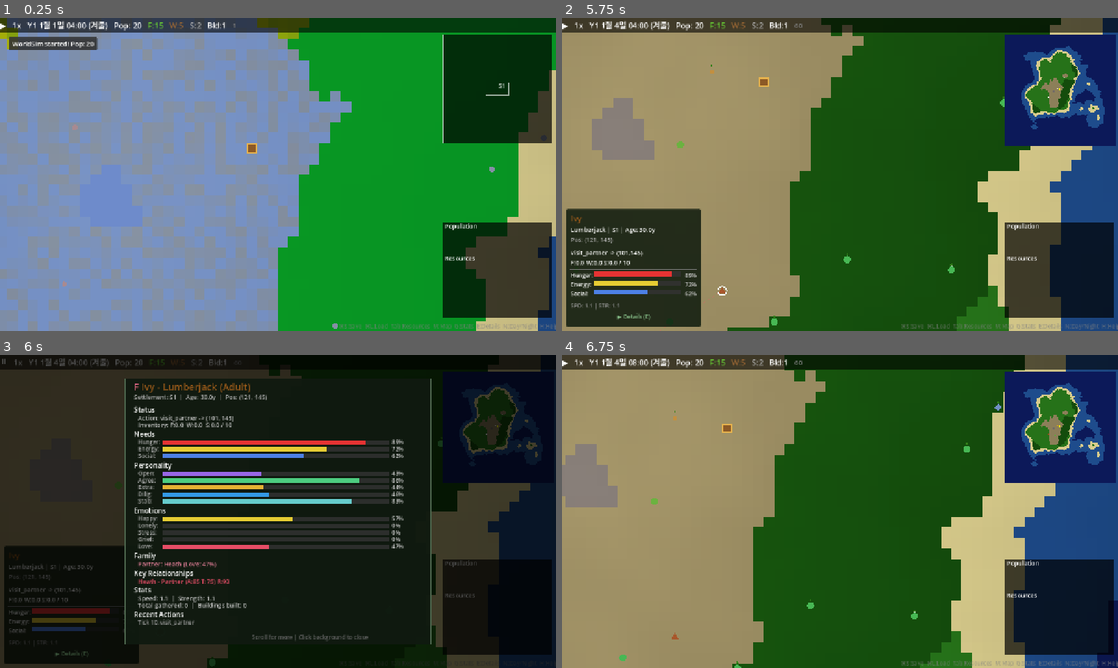
Above: before the commit, frames 1-4 (two rows, left to right).
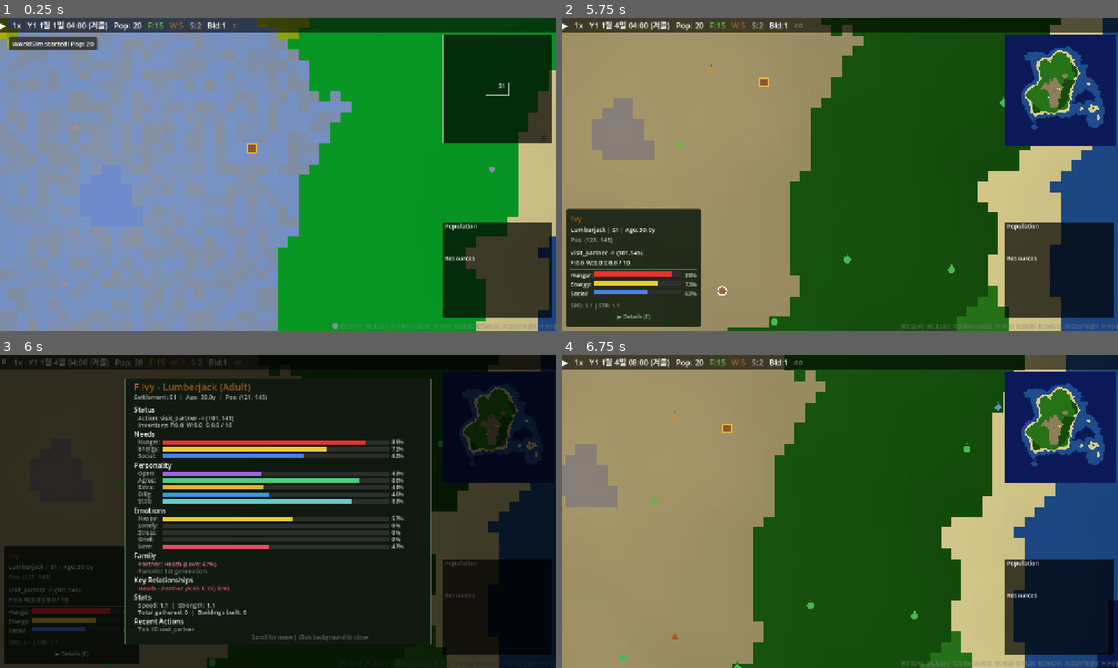
Above: after the commit, the same moments.

Repository: hyunlord/new-world
Game: Godot game, scene res://scenes/main/main.tscn
Two runs of this game, one before a commit and one after it. Both use one fixed random seed, a clock stepped at 60 frames per second and the inputs below.
Inputs (mouse positions are in pixels of both pictures, inside the frame that each line leads up to):
- Up to frame 1 (0.25 s): no input
- Up to frame 2 (5.75 s): tap Enter at 0.5, 3.5 s; drag from (1056, 89) to (895, 105) at 0.52 s; drag from (1056, 271) to (812, 237) at 1.27 s; tap Space at 2, 3.77, 5 s; move the mouse to (840, 174) at 2.02 s; hold A 2.03-2.75 s; tap Tab at 2.1 s; click (840, 174) at 2.17 s; drag from (867, 174) to (673, 127) at 2.77 s; move the mouse to (756, 96) at 3.52 s; hold S 3.53-4.25 s; tap G at 3.6 s; drag from (962, 158) to (756, 96) at 4.27 s; move the mouse to (728, 190) at 5.02 s; hold W from 5.03 s (still down); tap N at 5.1 s; click (728, 190) at 5.17 s
- Up to frame 3 (6 s): release W at 5.75 s; click "▶ Details (E)" at 5.75 s
- Up to frame 4 (6.75 s): tap Enter at 6.5 s; drag from (840, 511) to (728, 527) at 6.52 s

Frames 1-2 are identical in both runs. In frame 3, 1.4% of the frame differs, in the area x 24-45%, y 68-89%; in frame 4, nothing differs.

Commit message:
fix: zoom-out visibility, panel clamping, trackpad scroll, birth rate balance (T-2004)
- LOD 0 now renders entities as 3px dots instead of hiding them
- Popup panels clamped to viewport with resize handling
- PanGesture support for detail/stats panel scrolling on macOS
- Pregnancy conditions relaxed: remove stockpile check, hunger<0.2 only
- Max children 4→6, yearly demography log added
- Birth date display in entity detail and HUD panels
- Parents fallback "1st generation" for initial entities

Co-Authored-By: Claude Sonnet 4.5 <noreply@anthropic.com>

Diff:
--- a/scripts/systems/family_system.gd
+++ b/scripts/systems/family_system.gd
@@ -26,6 +26,9 @@
 
 ## Per-entity gestation duration (entity_id -> ticks), cleared on birth
 var _gestation_map: Dictionary = {}
+
+## Yearly demography logging
+var _last_log_year: int = 0
 
 
 func _init() -> void:
@@ -48,6 +51,30 @@
 	_check_widowhood(alive, tick)
 	_process_births(alive, tick)
 	_check_pregnancies(alive, tick)
+	# Yearly demography log
+	var current_year: int = tick / GameConfig.TICKS_PER_YEAR
+	if current_year > _last_log_year:
+		_last_log_year = current_year
+		var pop: int = alive.size()
+		var couples: int = 0
+		var pregnant: int = 0
+		var fertile_women: int = 0
+		var avg_hunger: float = 0.0
+		for i in range(alive.size()):
+			var e: RefCounted = alive[i]
+			avg_hunger += e.hunger
+			if e.partner_id >= 0 and e.id < e.partner_id:
+				couples += 1
+			if e.gender == "female":
+				if e.pregnancy_tick >= 0:
+					pregnant += 1
+				if e.age_stage == "adult" and e.age < _fertility_end:
+					fertile_women += 1
+		avg_hunger = avg_hunger / float(pop) if pop > 0 else 0.0
+		print("[YEARLY] Y=%d pop=%d births=%d deaths=%d couples=%d pregnant=%d fertile_f=%d avg_hunger=%.2f" % [
+			current_year, pop, _entity_manager.total_births, _entity_manager.total_deaths,
+			couples, pregnant, fertile_women, avg_hunger,
+		])
 
 
 ## ─── Widowhood: detect dead partners ──────────────────────
@@ -306,8 +333,8 @@
 		# Not already pregnant
 		if entity.pregnancy_tick >= 0:
 			continue
-		# Max 4 children
-		if entity.children_ids.size() >= 4:
+		# Max 6 children (realistic hunter-gatherer TFR ~5-6)
+		if entity.children_ids.size() >= 6:
 			continue
 
 		var partner: RefCounted = _entity_manager.get_entity(entity.partner_id)
@@ -324,10 +351,9 @@
 		if entity.emotions.get("love", 0.0) < 0.15:
 			continue
 
-		# Food check: stockpile food OR personal hunger > 0.4
-		if not _settlement_has_enough_food(entity.settlement_id):
-			if entity.hunger < 0.4:
-				continue
+		# Food check: only block in extreme starvation (hunger < 0.2)
+		if entity.hunger < 0.2:
+			continue
 
 		# 8% chance per check (increased from 5% for viable population growth)
 		if _rng.randf() >= 0.08:
--- a/scripts/ui/entity_detail_panel.gd
+++ b/scripts/ui/entity_detail_panel.gd
@@ -70,6 +70,11 @@
 		elif event.button_index == MOUSE_BUTTON_WHEEL_UP:
 			_scroll_offset = maxf(_scroll_offset - 30.0, 0.0)
 			accept_event()
+	# macOS trackpad two-finger scroll
+	elif event is InputEventPanGesture:
+		_scroll_offset += event.delta.y * 15.0
+		_scroll_offset = clampf(_scroll_offset, 0.0, maxf(0.0, _content_height - size.y + 40.0))
+		accept_event()
 
 
 func _draw() -> void:
@@ -113,7 +118,13 @@
 	var preg_text: String = ""
 	if entity.pregnancy_tick >= 0:
 		preg_text = "  |  Pregnant"
-	draw_string(font, Vector2(cx, cy + 14), "Settlement: %s  |  Age: %.1fy  |  Pos: (%d, %d)%s" % [sid_text, age_years, entity.position.x, entity.position.y, preg_text], HORIZONTAL_ALIGNMENT_LEFT, -1, GameConfig.get_font_size("popup_body"), Color(0.7, 0.7, 0.7))
+	# Birth date from birth_tick
+	var birth_str: String = ""
+	if entity.birth_tick > 0:
+		var GameCalendar = load("res://scripts/core/game_calendar.gd")
+		var bd: Dictionary = GameCalendar.tick_to_date(entity.birth_tick)
+		birth_str = " (Y%d %d/%d)" % [bd.year, bd.month, bd.day]
+	draw_string(font, Vector2(cx, cy + 14), "Settlement: %s  |  Age: %.1fy%s  |  Pos: (%d, %d)%s" % [sid_text, age_years, birth_str, entity.position.x, entity.position.y, preg_text], HORIZONTAL_ALIGNMENT_LEFT, -1, GameConfig.get_font_size("popup_body"), Color(0.7, 0.7, 0.7))
 	cy += 22.0
 	_draw_separator(cx, cy, panel_w)
 	cy += 10.0
@@ -191,6 +202,9 @@
 		if parent_names.length() > 0:
 			draw_string(font, Vector2(cx + 10, cy + 12), "Parents: %s" % parent_names, HORIZONTAL_ALIGNMENT_LEFT, -1, GameConfig.get_font_size("popup_body"), Color(0.7, 0.7, 0.8))
 			cy += 16.0
+	else:
+		draw_string(font, Vector2(cx + 10, cy + 12), "Parents: 1st generation", HORIZONTAL_ALIGNMENT_LEFT, -1, GameConfig.get_font_size("popup_body"), Color(0.5, 0.5, 0.5))
+		cy += 16.0
 
 	# Children
 	if entity.children_ids.size() > 0:
--- a/scripts/ui/entity_renderer.gd
+++ b/scripts/ui/entity_renderer.gd
@@ -83,10 +83,6 @@
 	elif _current_lod == 2 and zl < 3.8:
 		_current_lod = 1
 
-	# LOD 0: skip drawing entities entirely (strategic view)
-	if _current_lod == 0:
-		return
-
 	# Viewport culling: compute visible tile range
 	var viewport_size := get_viewport_rect().size
 	var cam_pos := cam.global_position if cam else Vector2.ZERO
@@ -98,6 +94,27 @@
 
 	var alive: Array = _entity_manager.get_alive_entities()
 	var half_tile := Vector2(GameConfig.TILE_SIZE * 0.5, GameConfig.TILE_SIZE * 0.5)
+
+	# LOD 0: draw minimal dots so entities are visible even at max zoom out
+	if _current_lod == 0:
+		for i in range(alive.size()):
+			var entity: RefCounted = alive[i]
+			if entity.position.x < min_tile_x or entity.position.x > max_tile_x:
+				continue
+			if entity.position.y < min_tile_y or entity.position.y > max_tile_y:
+				continue
+			var pos := Vector2(entity.position) * GameConfig.TILE_SIZE + half_tile
+			var vis: Dictionary = JOB_VISUALS.get(entity.job, JOB_VISUALS["none"])
+			var color: Color = vis["color"]
+			var tint: Color = MALE_TINT if entity.gender == "male" else FEMALE_TINT
+			color = color.lerp(tint, GENDER_TINT_WEIGHT)
+			# Minimum 3px dot ensures visibility at any zoom level
+			var dot_size: float = maxf(3.0, 2.0 / zl)
+			draw_circle(pos, dot_size, color)
+			# Selection highlight even at LOD 0
+			if entity.id == selected_entity_id:
+				draw_arc(pos, dot_size + 3.0, 0, TAU, 16, Color.WHITE, 1.5)
+		return
 
 	for i in range(alive.size()):
 		var entity: RefCounted = alive[i]
--- a/scripts/ui/hud.gd
+++ b/scripts/ui/hud.gd
@@ -538,12 +538,16 @@
 	_entity_name_label.text = entity.entity_name
 	_entity_name_label.add_theme_color_override("font_color", jc)
 
-	# Job + settlement + age
+	# Job + settlement + age + birth date
 	var settlement_text: String = ""
 	if _settlement_manager != null and entity.settlement_id >= 0:
 		settlement_text = " | S%d" % entity.settlement_id
 	var age_years: float = GameConfig.get_age_years(entity.age)
-	_entity_job_label.text = "%s%s | Age: %.1fy" % [entity.job.capitalize(), settlement_text, age_years]
+	var birth_info: String = ""
+	if entity.birth_tick > 0:
+		var bd: Dictionary = GameCalendar.tick_to_date(entity.birth_tick)
+		birth_info = " (Y%d)" % bd.year
+	_entity_job_label.text = "%s%s | Age: %.1fy%s" % [entity.job.capitalize(), settlement_text, age_years, birth_info]
 
 	# Position
 	_entity_info_label.text = "Pos: (%d, %d)" % [entity.position.x, entity.position.y]
--- a/scripts/ui/popup_manager.gd
+++ b/scripts/ui/popup_manager.gd
@@ -14,6 +14,10 @@
 	_sim_engine = sim_engine
 
 
+## Track panel ratios for re-centering on viewport resize
+var _panel_ratios: Dictionary = {}
+
+
 func _ready() -> void:
 	layer = 100
 	_dim_bg = ColorRect.new()
@@ -23,6 +27,7 @@
 	_dim_bg.visible = false
 	add_child(_dim_bg)
 	_dim_bg.gui_input.connect(_on_bg_input)
+	get_viewport().size_changed.connect(_on_viewport_resized)
 
 
 func add_stats_panel(panel: Control) -> void:
@@ -62,6 +67,7 @@
 	_hide_all_panels()
 	_stats_panel.visible = true
 	_dim_bg.visible = true
+	_panel_ratios[_stats_panel] = Vector2(0.75, 0.8)
 	_center_panel(_stats_panel, 0.75, 0.8)
 
 
@@ -77,6 +83,7 @@
 	_entity_panel.set_entity_id(entity_id)
 	_entity_panel.visible = true
 	_dim_bg.visible = true
+	_panel_ratios[_entity_panel] = Vector2(0.55, 0.85)
 	_center_panel(_entity_panel, 0.55, 0.85)
 
 
@@ -92,6 +99,7 @@
 	_building_panel.set_building_id(building_id)
 	_building_panel.visible = true
 	_dim_bg.visible = true
+	_panel_ratios[_building_panel] = Vector2(0.45, 0.5)
 	_center_panel(_building_panel, 0.45, 0.5)
 
 
@@ -151,9 +159,20 @@
 		SimulationBus.pause_changed.emit(false)
 
 
+func _on_viewport_resized() -> void:
+	# Re-center any visible panel on viewport resize
+	for panel in [_stats_panel, _entity_panel, _building_panel]:
+		if panel != null and panel.visible and _panel_ratios.has(panel):
+			var ratios: Vector2 = _panel_ratios[panel]
+			_center_panel(panel, ratios.x, ratios.y)
+
+
 func _center_panel(panel: Control, w_ratio: float, h_ratio: float) -> void:
 	var vp := get_viewport().get_visible_rect().size
-	var pw: float = vp.x * w_ratio
-	var ph: float = vp.y * h_ratio
-	panel.position = Vector2((vp.x - pw) * 0.5, (vp.y - ph) * 0.5)
+	# Clamp panel size to 90% of viewport if ratio would exceed it
+	var pw: float = minf(vp.x * w_ratio, vp.x * 0.95)
+	var ph: float = minf(vp.y * h_ratio, vp.y * 0.95)
+	var px: float = clampf((vp.x - pw) * 0.5, 0.0, vp.x - pw)
+	var py: float = clampf((vp.y - ph) * 0.5, 0.0, vp.y - ph)
+	panel.position = Vector2(px, py)
 	panel.size = Vector2(pw, ph)
--- a/scripts/ui/stats_detail_panel.gd
+++ b/scripts/ui/stats_detail_panel.gd
@@ -34,6 +34,11 @@
 		elif event.button_index == MOUSE_BUTTON_WHEEL_UP:
 			_scroll_offset = maxf(_scroll_offset - 30.0, 0.0)
 			accept_event()
+	# macOS trackpad two-finger scroll
+	elif event is InputEventPanGesture:
+		_scroll_offset += event.delta.y * 15.0
+		_scroll_offset = clampf(_scroll_offset, 0.0, maxf(0.0, _content_height - size.y + 40.0))
+		accept_event()
 
 
 func _draw() -> void:
Not shown, changed: docs/CHANGELOG.md
